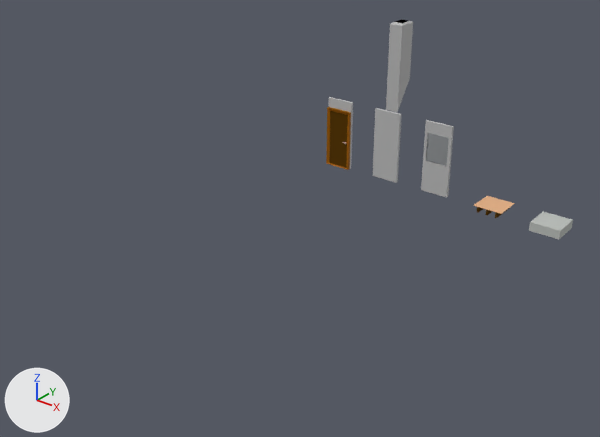
Two versions of the Blender file public/models/low_poly_house/low_poly_house_3.blend, one commit apart.
Rendered twice from a 50 mm camera at (17.1, -25.02, 11.58) aimed at (3.35, -7.83, 0.92). Every picture has the same lights, and +X, +Y and +Z are marked at lower left.

The older version as bpy lines, for what is in view:
```python
me_cube_003 = bpy.data.meshes.new('Cube.003')
me_cube_003.from_pydata(...)  # 24 vertices, 20 faces; spans x -1.0..0.0, y 0.0..0.09, z 0.0..2.5
me_cube_003.materials.append(mat_lime_rendering)  # grey #bababa
me_cube_004 = bpy.data.meshes.new('Cube.004')
me_cube_004.from_pydata(...)  # a box spanning x 0.1..0.9, y 0.02..0.05, z 1.1..2.1
me_cube_004.materials.append(mat_glass)  # white #e5eaed
me_cube_012 = bpy.data.meshes.new('Cube.012')
me_cube_012.from_pydata(...)  # a box spanning x -1.0..0.0, y -1.002..0.002, z 0.0..0.3
me_cube_012.materials.append(mat_concrete)  # grey #babeba
ob_floor_concrete = bpy.data.objects.new('floor_concrete', me_cube_012)
ob_floor_concrete.location = (9.0, -2.0, 0.0)
ob_floor_concrete.rotation_euler = (-3.142, 0.0, 0.0)  # degrees (-180, 0, 0)
ob_window_glass = bpy.data.objects.new('window_glass', me_cube_004)
ob_window_glass.parent = ob_window_medium
ob_window_glass.matrix_parent_inverse = Matrix(((1.0, 0.0, 0.0, -4.0), (0.0, 1.0, 0.0, 2.0), (0.0, 0.0, 1.0, 0.0), (0.0, 0.0, 0.0, 1.0)))
ob_window_glass.location = (3.0, -2.0, 0.0)
ob_window_medium = bpy.data.objects.new('window_medium', me_cube_003)
ob_window_medium.location = (5.0, -2.0, 0.0)
# also in view: 'wall' at (2.5, -1.95, 1.25); 'door' at (0.5, -2.01, 1.04); 'chimney' at (0.5, 1.84, 2.91)
```
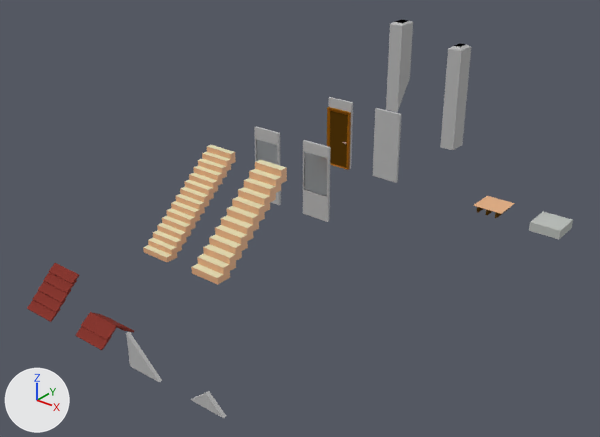
Commit message: Draw stairs, roof and chimney

Diff of the bpy script that builds the scene:
```diff
--- a/public/models/low_poly_house/low_poly_house_3.blend.py
+++ b/public/models/low_poly_house/low_poly_house_3.blend.py
@@ me_cube_021 @@
+me_cube_021.from_pydata([(-1.0, 0.095, 0.0), (-0.5, 0.095, 0.425), (0.0, 0.095, 0.0), (-1.0, 0.0, 0.0), (-0.5, 0.0, 0.425), (0.0, 0.0, 0.0)], [], [(4, 3, 5), (1, 4, 5, 2), (1, 2, 0), (3, 4, 1, 0), (2, 5, 3, 0)])
+me_cube_021.materials.append(mat_lime_rendering)  # grey #bababa
@@ me_cube_020 @@
+me_cube_020.from_pydata([(0.0, 0.095, 0.0), (-1.0, 0.095, 0.0), (-1.0, 0.095, 0.913), (0.0, 0.0, 0.0), (-1.0, 0.0, 0.0), (-1.0, 0.0, 0.913)], [], [(1, 2, 5, 4), (1, 4, 3, 0), (5, 3, 4), (2, 1, 0), (5, 2, 0, 3)])
+me_cube_020.materials.append(mat_lime_rendering)  # grey #bababa
@@ ob_window_medium @@
-ob_window_medium = bpy.data.objects.new('window_medium', me_cube_003)
@@ ob_window_glass @@
 ob_window_glass = bpy.data.objects.new('window_glass', me_cube_004)
-ob_window_glass.parent = ob_window_medium
+ob_window_glass.parent = ob_window_medium_medium
 ob_window_glass.matrix_parent_inverse = Matrix(((1.0, 0.0, 0.0, -4.0), (0.0, 1.0, 0.0, 2.0), (0.0, 0.0, 1.0, 0.0), (0.0, 0.0, 0.0, 1.0)))
@@ ob_window_medium_medium @@
+ob_window_medium_medium = bpy.data.objects.new('window_medium_medium', me_cube_003_1)  # 24 vertices, 20 faces; spans x -1.0..0.0, y 0.0..0.1, z 0.0..2.5; in mat_lime_rendering (grey #bababa)
+ob_window_medium_medium.location = (1.0, -6.0, 0.0)
@@ ob_roof_ridge_1_wall @@
+ob_roof_ridge_1_wall = bpy.data.objects.new('roof_ridge_1_wall', me_cube_021)
+ob_roof_ridge_1_wall.location = (7.0, -15.0, 0.0)
@@ ob_roof_slope_wall @@
+ob_roof_slope_wall = bpy.data.objects.new('roof_slope_wall', me_cube_020)
+ob_roof_slope_wall.location = (5.0, -15.0, 0.0)
@@ ob_roof_ridge_1 @@
+ob_roof_ridge_1 = bpy.data.objects.new('roof_ridge_1', me_cube_017)  # 32 vertices, 24 faces; spans x -1.0..0.0, y 0.0..0.857, z -0.575..0.084; in mat_roof_tile (red #85342b)
+ob_roof_ridge_1.location = (3.0, -15.0, 0.0)
+ob_roof_ridge_1.rotation_euler = (0.611, 0.0, 0.0)  # degrees (35, 0, 0)
@@ ob_roof_slope @@
+ob_roof_slope = bpy.data.objects.new('roof_slope', me_cube_015)  # a box spanning x -1.0..0.0, y 0.0..0.4, z 0.0..0.04; a box spanning x -1.0..0.0, y 0.27..0.67, z 0.04..0.08; a box spanning x -1.0..0.0, y 0.54..0.94, z 0.08..0.12; a box spanning x -1.0..0.0, y 0.81..1.21, z 0.12..0.16; a box spanning x -1.0..0.0, y 1.08..1.364, z 0.16..0.2; in mat_roof_tile (red #85342b)
+ob_roof_slope.location = (1.0, -15.0, 0.0)
+ob_roof_slope.rotation_euler = (0.611, 0.0, 0.0)  # degrees (35, 0, 0)
@@ ob_stairs_21_25 @@
+ob_stairs_21_25 = bpy.data.objects.new('stairs_21_25', me_cube_014)  # 96 vertices, 94 faces; spans x -1.0..0.0, y 0.0..3.0, z 0.0..2.5; in mat_light_wood (beige #e7b083), mat_trend (beige #e7e0b8)
+ob_stairs_21_25.location = (3.0, -11.0, 0.0)
@@ ob_stairs_17_20 @@
+ob_stairs_17_20 = bpy.data.objects.new('stairs_17_20', me_cube_013)  # 120 vertices, 118 faces; spans x -1.0..0.0, y 0.0..3.0, z 0.0..2.49; in mat_light_wood (beige #e7b083), mat_trend (beige #e7e0b8)
+ob_stairs_17_20.location = (1.0, -11.0, 0.0)
@@ ob_chimney_tall @@
+ob_chimney_tall = bpy.data.objects.new('chimney_tall', me_cube_019)  # 16 vertices, 14 faces; spans x -0.55..0.0, y 0.0..0.75, z 0.0..3.96; in mat_lime_rendering (grey #bababa), mat_carbon_black (black #000000)
+ob_chimney_tall.location = (3.0, 2.0, 0.0)
@@ ob_window_glass_2 @@
+ob_window_glass_2 = bpy.data.objects.new('window_glass_2', me_cube_009)  # a box spanning x 0.04..0.96, y 0.02..0.05, z 0.85..2.15; in mat_glass (white #e5eaed)
+ob_window_glass_2.parent = ob_window_medium_tall
+ob_window_glass_2.location = (2.0, -6.0, 0.0)
@@ ob_window_medium_tall @@
+ob_window_medium_tall = bpy.data.objects.new('window_medium_tall', me_cube_008)  # 24 vertices, 20 faces; spans x -1.0..0.0, y 0.0..0.1, z 0.0..2.5; in mat_lime_rendering (grey #bababa)
+ob_window_medium_tall.location = (3.0, -6.0, 0.0)
```

Location of each change, [x1, y1, x2, y2] in pixels of the pictures (600 x 437 px):
'stairs_21_25', added
    after: [191, 159, 287, 285]
'stairs_17_20', added
    after: [143, 145, 236, 262]
'chimney_tall', added
    after: [440, 43, 471, 150]
'roof_slope', added (red)
    after: [27, 263, 79, 322]
'window_medium', deleted
    before: [421, 120, 454, 198]
'window_medium_tall', added
    after: [303, 140, 331, 222]
'roof_ridge_1', added (red)
    after: [75, 312, 134, 350]
'window_glass', moved
    before: [426, 133, 449, 166]
    after: [256, 139, 278, 165]
'window_glass_2', added
    after: [304, 152, 327, 197]
'roof_slope_wall', added
    after: [126, 331, 162, 382]
'window_medium_medium', added
    after: [254, 126, 281, 205]
'roof_ridge_1_wall', added
    after: [191, 391, 226, 418]
